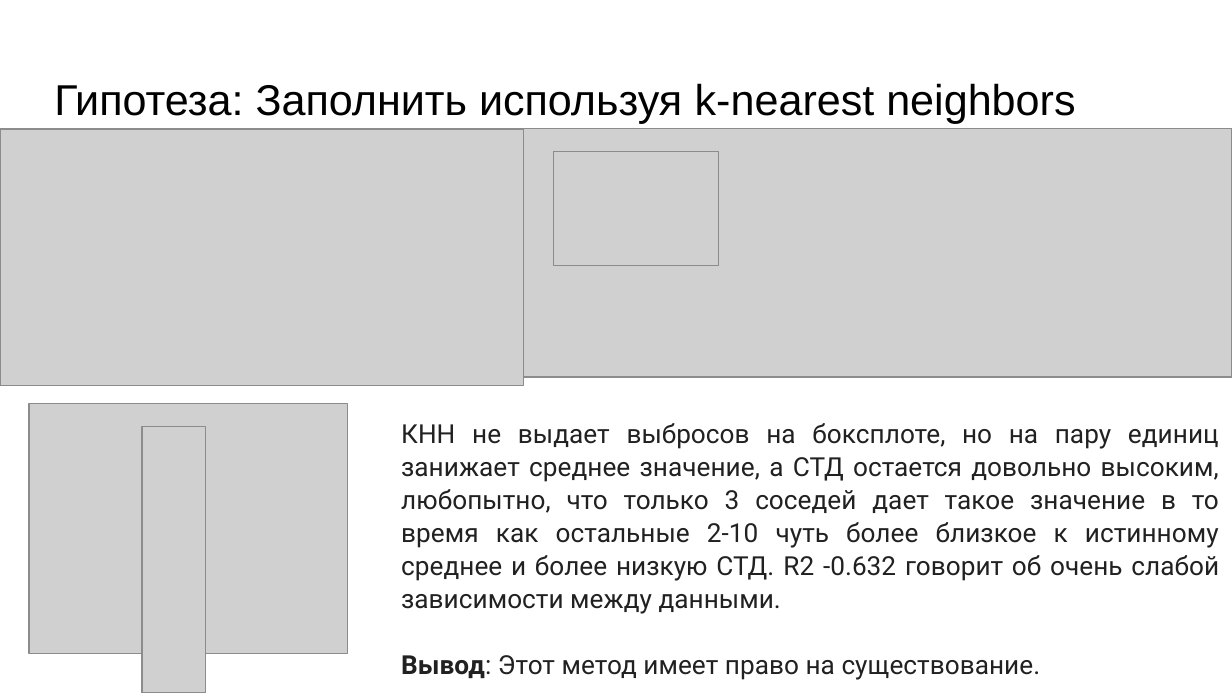
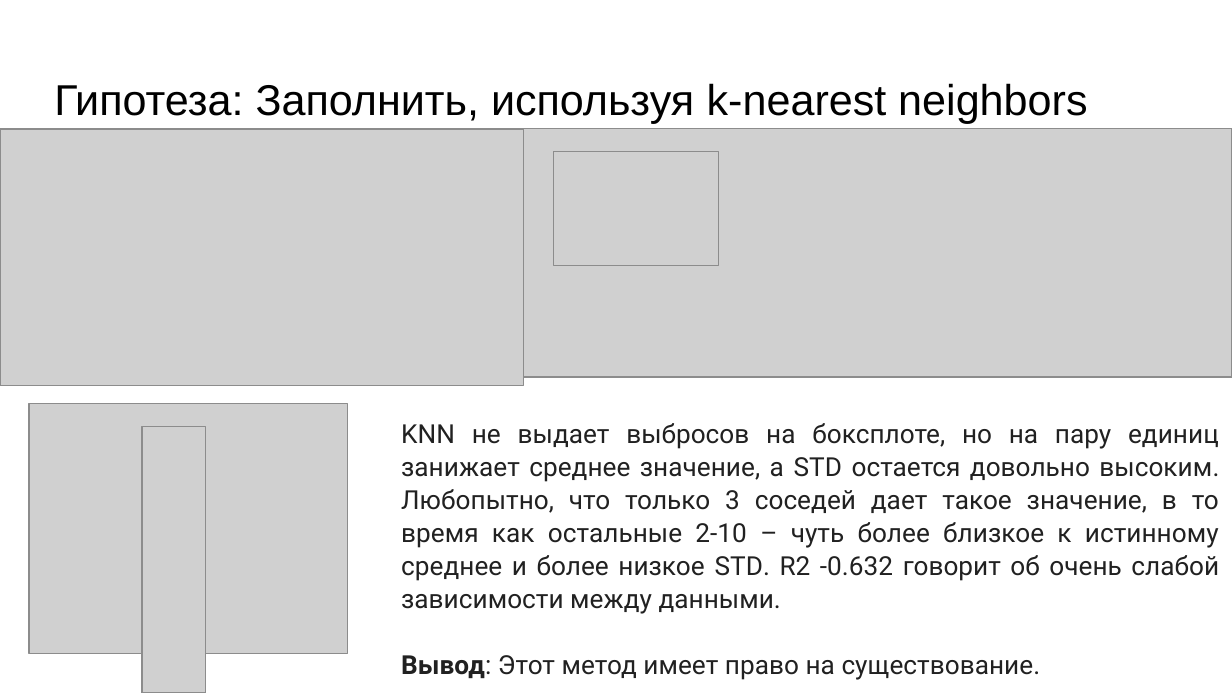
Before and after one commit to Dimildizio/DS_course, a slide deck: slide 26 of EDA_group_slides.pptx. Drawn at 1232x693 pixels with LibreOffice and Linux fonts; fonts in the diff are those of the drawing; grey boxes stand for pictures. Boxes give left, top, right and bottom in pixels: in the first picture for what was removed or moved away, otherwise in the second. Text is boxed around its words. In the diff, an @@ line names an element or a change of style, - is before the commit and + after.

```diff
--- a/EDA_group_slides.pptx
+++ b/EDA_group_slides.pptx
@@ title at (x1=54, y1=83, x2=1087, y2=123): text changed @@
-Гипотеза: Заполнить используя k-nearest neighbors
+Гипотеза: Заполнить, используя k-nearest neighbors
@@ text at (x1=401, y1=423, x2=1219, y2=614): text changed @@
-КНН не выдает выбросов на боксплоте, но на пару единиц занижает среднее значение, а СТД остается довольно высоким, любопытно, что только 3 соседей дает такое значение в то время как остальные 2-10 чуть более близкое к истинному среднее и более низкую СТД. R2 -0.632 говорит об очень слабой зависимости между данными.
+KNN не выдает выбросов на боксплоте, но на пару единиц занижает среднее значение, а STD остается довольно высоким. Любопытно, что только 3 соседей дает такое значение, в то время как остальные 2-10 – чуть более близкое к истинному среднее и более низкое STD. R2 -0.632 говорит об очень слабой зависимости между данными.
```
Also in this commit, not shown: 19 other slides changed.
